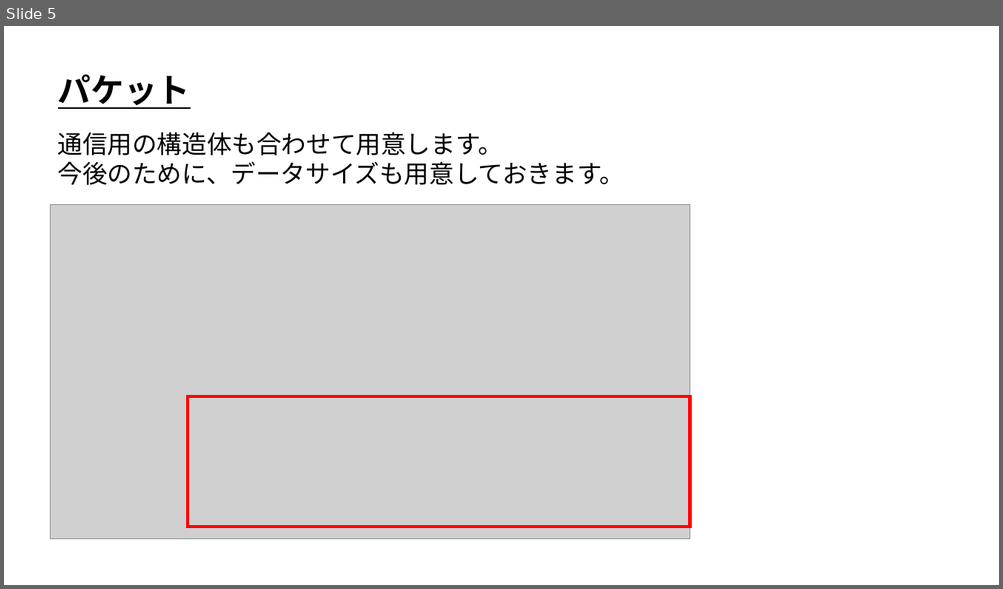
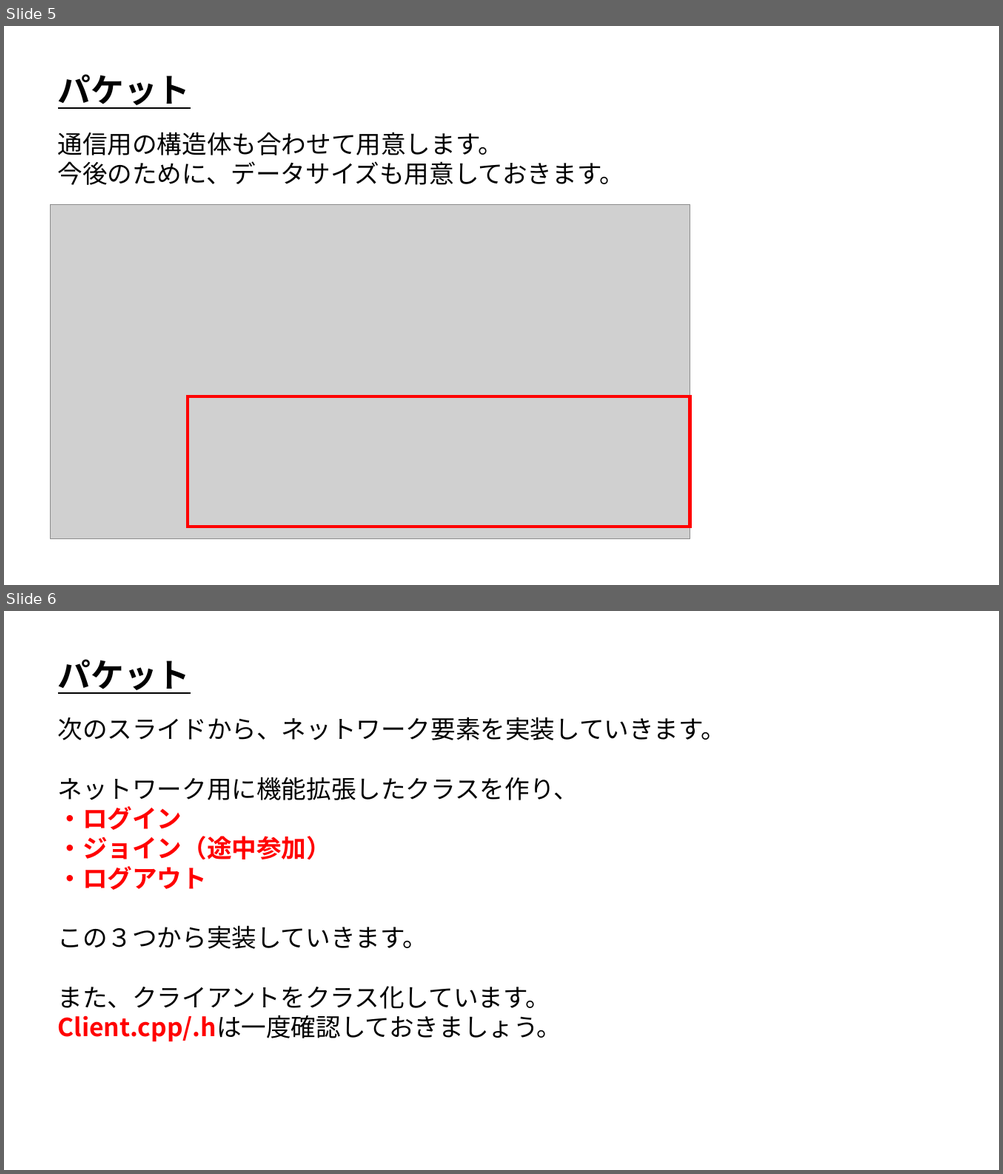
Before and after one commit to ArakiYusuke-Ohara/Textbook, a slide deck: ゲーム科3年/00_前期/オンラインゲームプログラミングⅠ/07_パケット.pptx. Shown one above the other, each under a label of ours: slide 5 before the commit, slides 5 and 6 after it. The pictures are 1003x589 and 1003x1174 pixels, drawn with LibreOffice and Linux fonts; fonts in the diff are those of the drawing; grey boxes stand for pictures. Boxes give left, top, right and bottom in pixels: in the first picture for what was removed or moved away, otherwise in the second. Text is boxed around its words. In the diff, an @@ line names an element or a change of style, - is before the commit and + after.

Commit message:
スライド修正

```diff
--- a/ゲーム科3年/00_前期/オンラインゲームプログラミングⅠ/07_パケット.pptx
+++ b/ゲーム科3年/00_前期/オンラインゲームプログラミングⅠ/07_パケット.pptx
@@ slide 6 added at (4,611,999,1170), background #FFFFFF @@
@@ text added at (58,659,190,694), 32 pt, text #000000, bold, underline @@
+パケット
@@ text added at (57,717,726,1042), 24 pt, text #000000 @@
+次のスライドから、ネットワーク要素を実装していきます。
+ネットワーク用に機能拡張したクラスを作り、
+・ログイン
+・ジョイン（途中参加）
+・ログアウト
+この３つから実装していきます。
+また、クライアントをクラス化しています。
+Client.cpp/.hは一度確認しておきましょう。
```
Also in this commit, not shown: 2 other files.
